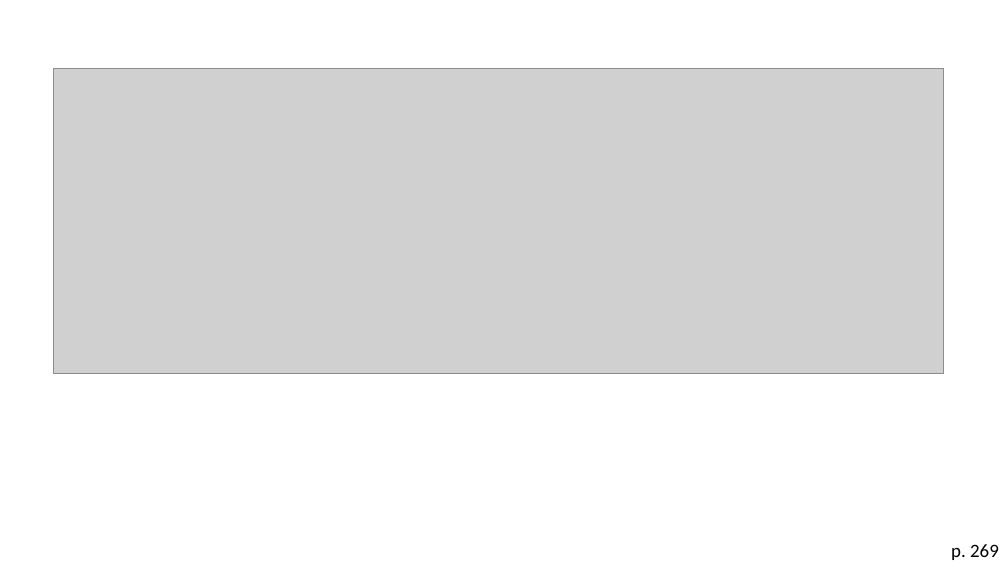
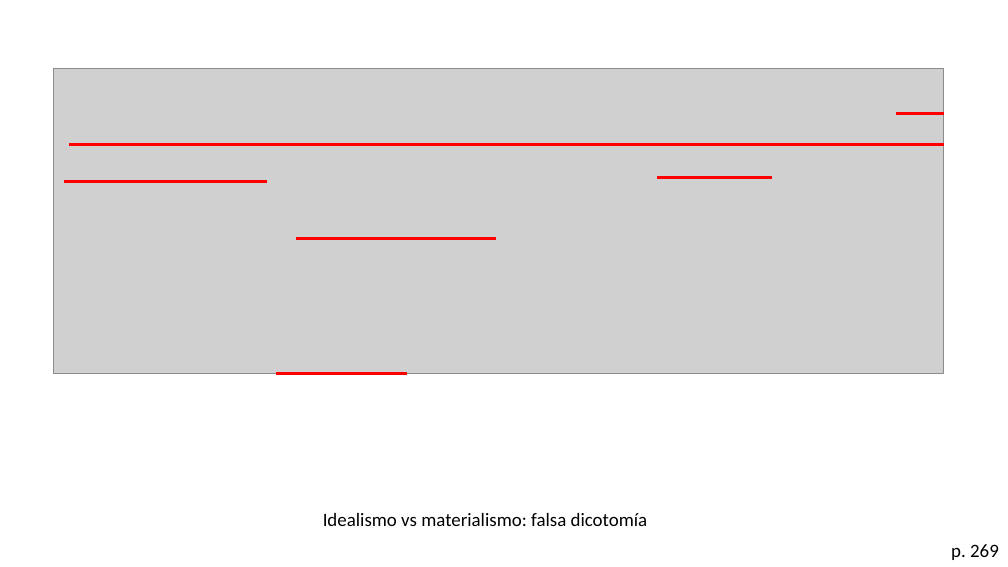
Before and after one commit to zaboltar/zaboltar.github.io, a slide deck: slide 30 of assets uarm/2023 2 UarmPCrit/Taylor - Era Secular 3 y 5.pptx. Drawn at 1008x567 pixels with LibreOffice and Linux fonts; fonts in the diff are those of the drawing; grey boxes stand for pictures. Boxes give left, top, right and bottom in pixels: in the first picture for what was removed or moved away, otherwise in the second. Text is boxed around its words. In the diff, an @@ line names an element or a change of style, - is before the commit and + after.

```diff
--- a/assets uarm/2023 2 UarmPCrit/Taylor - Era Secular 3 y 5.pptx
+++ b/assets uarm/2023 2 UarmPCrit/Taylor - Era Secular 3 y 5.pptx
@@ line added from (897, 113) to (944, 113), #FF0000 3 pt @@
@@ line added from (69, 144) to (944, 144), #FF0000 3 pt @@
@@ line added from (657, 177) to (772, 177), #FF0000 3 pt @@
@@ line added from (64, 181) to (267, 181), #FF0000 3 pt @@
@@ line added from (296, 239) to (496, 239), #FF0000 3 pt @@
@@ line added from (277, 374) to (408, 374), #FF0000 3 pt @@
@@ text added at box(323, 513, 648, 526), 18 pt, text #000000 @@
+Idealismo vs materialismo: falsa dicotomía
```
Also in this commit, not shown: 8 other slides changed, 10 slides added, 16 slides removed, 5 other files.
